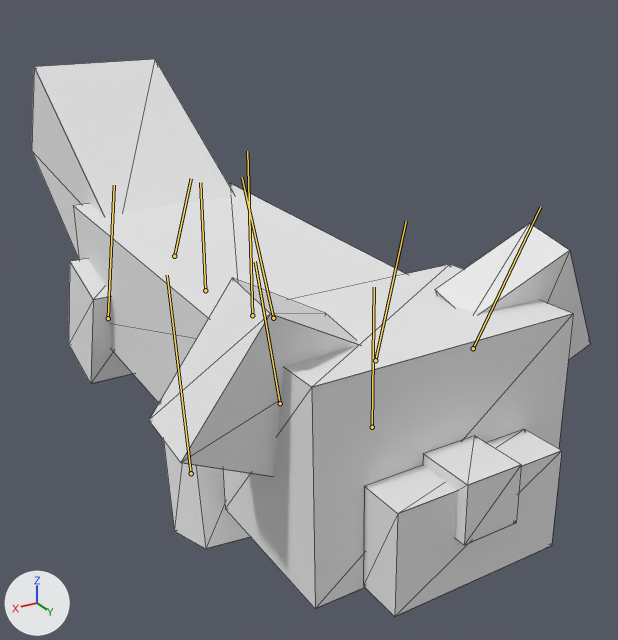
The Blender file Pandamonium3DPlat/Content/Models/Characters/redPandaAnim.blend: old version first, new version second.
Rendered twice from a camera (50 mm lens) standing at (0.88, 2.39, 1.59) and looking at (-0.91, -0.59, 0.1). Lighting does not change. The marker at lower left points along +X, +Y and +Z. Both versions are drawn at frame 12 of the action 'RedPandaAction.001'; the numbers are the values there. The bones that bend it are drawn over the model as lines. Mesh edges are drawn as thin lines.
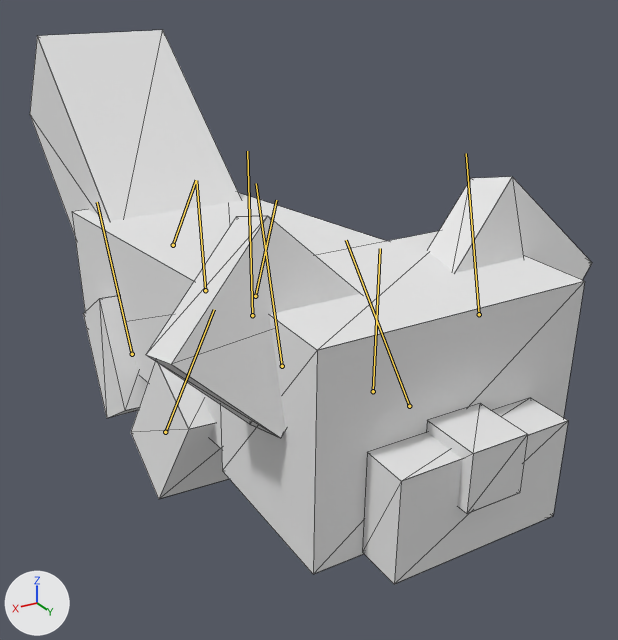
What differs and where, as boxes (x1, y1, x2, y2) in the pictures (618 x 640 px):
```json
{"object": "Mesh_0.001", "change": "posed", "before": [32, 59, 590, 616], "after": [30, 30, 592, 584]}
{"bone": "Head", "before": "(372, 427) to (374, 287)", "after": "(373, 391) to (380, 248)"}
{"bone": "EarL", "before": "(473, 348) to (540, 207)", "after": "(479, 314) to (466, 153)"}
{"bone": "EarR", "before": "(280, 403) to (255, 261)", "after": "(282, 366) to (256, 183)"}
{"bone": "Torso", "before": "(205, 290) to (200, 182)", "after": "(205, 290) to (196, 180)"}
{"bone": "Tail", "before": "(174, 256) to (191, 178)", "after": "(173, 245) to (196, 180)"}
{"bone": "FrontPawL", "before": "(375, 360) to (406, 221)", "after": "(409, 406) to (346, 240)"}
{"bone": "BackPawL", "before": "(273, 318) to (242, 177)", "after": "(255, 296) to (276, 200)"}
{"bone": "FrontPawR", "before": "(191, 473) to (167, 275)", "after": "(165, 432) to (214, 309)"}
{"bone": "BackPawR", "before": "(108, 318) to (114, 185)", "after": "(132, 354) to (97, 202)"}
```

Scene script edits in JSON lines:
```json
{"block": "bone_head", "where": "bone_head = bpy.data.objects['RedPanda'].pose.bones['Head']  # child of 'RedPanda'"}
{"op": "set", "path": "bone_head.location", "old": "(0.0, -0.0041, 0.0)", "new": "(0.0, 0.0104, 0.0)"}
{"op": "set", "path": "bone_head.rotation_quaternion", "old": "(1.0, 0.014, 0.0, 0.0)", "new": "(1.0, -0.012, 0.0, 0.0)", "note": "degrees (2, 0, 0) -> degrees (-1, 0, 0)"}
{"block": "bone_earl", "where": "bone_earl = bpy.data.objects['RedPanda'].pose.bones['EarL']  # child of 'Head'"}
{"op": "set", "path": "bone_earl.rotation_quaternion", "old": "(0.977, -0.108, -0.016, 0.135)", "new": "(0.992, 0.128, 0.0, 0.0)", "note": "degrees (-13, 0, 16) -> degrees (15, 0, 0)"}
{"block": "bone_earr", "where": "bone_earr = bpy.data.objects['RedPanda'].pose.bones['EarR']  # child of 'Head'"}
{"op": "set", "path": "bone_earr.rotation_quaternion", "old": "(0.978, -0.112, 0.016, -0.121)", "new": "(0.99, 0.141, 0.0, 0.0)", "note": "degrees (-13, 0, -14) -> degrees (16, 0, 0)"}
{"block": "bone_torso", "where": "bone_torso = bpy.data.objects['RedPanda'].pose.bones['Torso']  # child of 'RedPanda'"}
{"op": "set", "path": "bone_torso.rotation_quaternion", "old": "(1.0, -0.008, 0.0, 0.0)", "new": "(0.999, 0.038, 0.0, 0.0)", "note": "degrees (-1, 0, 0) -> degrees (4, 0, 0)"}
{"block": "bone_tail", "where": "bone_tail = bpy.data.objects['RedPanda'].pose.bones['Tail']  # child of 'Torso'"}
{"op": "set", "path": "bone_tail.location", "old": "(0.0, 0.0062, -0.0162)", "new": "(0.0, 0.0154, -0.0163)"}
{"op": "set", "path": "bone_tail.rotation_quaternion", "old": "(0.965, -0.254, 0.0, 0.0)", "new": "(0.927, -0.374, 0.0, 0.0)", "note": "degrees (-29, 0, 0) -> degrees (-44, 0, 0)"}
{"block": "bone_frontpawl", "where": "bone_frontpawl = bpy.data.objects['RedPanda'].pose.bones['FrontPawL']  # child of 'RedPanda'"}
{"op": "set", "path": "bone_frontpawl.location", "old": "(-0.0047, 0.0195, 0.0087)", "new": "(-0.0047, 0.0093, -0.0159)"}
{"op": "set", "path": "bone_frontpawl.rotation_quaternion", "old": "(0.987, -0.167, -0.005, -0.038)", "new": "(0.956, 0.291, 0.013, -0.036)", "note": "degrees (-19, -1, -4) -> degrees (34, 3, -4)"}
{"block": "bone_backpawl", "where": "bone_backpawl = bpy.data.objects['RedPanda'].pose.bones['BackPawL']  # child of 'RedPanda'"}
{"op": "set", "path": "bone_backpawl.location", "old": "(-0.0044, 0.0052, -0.0112)", "new": "(-0.0044, 0.0106, 0.0086)"}
{"op": "set", "path": "bone_backpawl.rotation_quaternion", "old": "(0.989, 0.113, 0.01, -0.049)", "new": "(0.961, -0.271, -0.009, -0.049)", "note": "degrees (13, 2, -5) -> degrees (-31, -3, -5)"}
{"block": "bone_frontpawr", "where": "bone_frontpawr = bpy.data.objects['RedPanda'].pose.bones['FrontPawR']  # child of 'RedPanda'"}
{"op": "set", "path": "bone_frontpawr.location", "old": "(0.0087, 0.0043, -0.0084)", "new": "(0.0087, 0.0098, 0.0151)"}
{"op": "set", "path": "bone_frontpawr.rotation_quaternion", "old": "(0.98, 0.185, -0.008, 0.042)", "new": "(0.964, -0.263, 0.011, 0.041)", "note": "degrees (21, -2, 5) -> degrees (-30, 2, 4)"}
{"block": "bone_backpawr", "where": "bone_backpawr = bpy.data.objects['RedPanda'].pose.bones['BackPawR']  # child of 'RedPanda'"}
{"op": "set", "path": "bone_backpawr.location", "old": "(0.0055, 0.0148, 0.009)", "new": "(0.0055, 0.009, -0.023)"}
{"op": "set", "path": "bone_backpawr.rotation_quaternion", "old": "(0.99, -0.141, 0.01, 0.015)", "new": "(0.962, 0.274, 0.003, 0.018)", "note": "degrees (-16, 1, 2) -> degrees (32, 0, 2)"}
```
